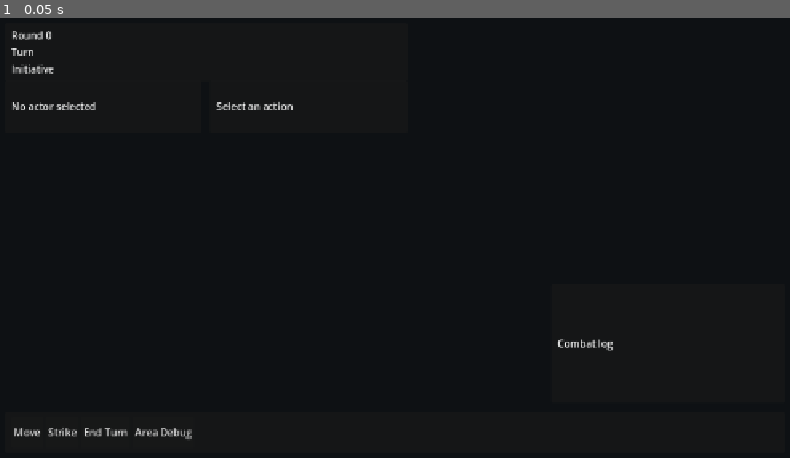
Above: before the commit, frame 1.
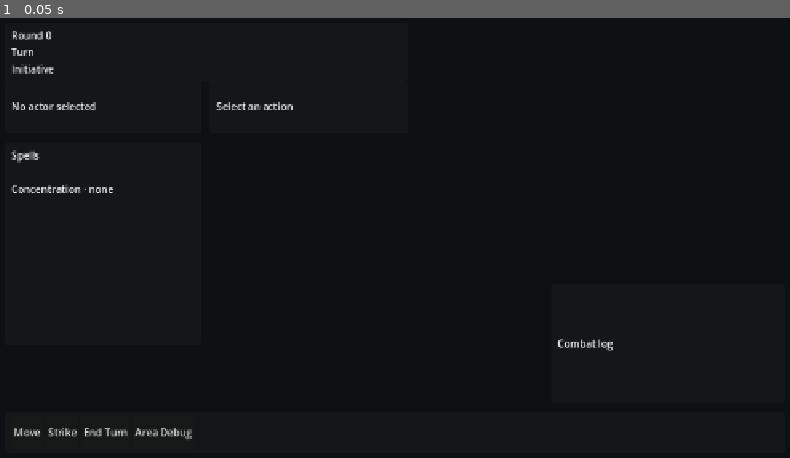
Above: after the commit, the same moment.

Repository: hasnocool/GodotDnDSimulator
Game: Godot game, scene res://scenes/tactical/tactical_vertical_slice.tscn
Same seed, same stepped clock (60 frames per second), same inputs: the game is played once before the commit and once after it. This scene is started directly instead of the project's main scene.
Inputs:
- Up to frame 1 (0.05 s): no input

The runs differ from the first frame. In frame 1, 0.2% of the frame differs, in the area x 1-15%, y 30-40%.
Error after the commit: Parse Error: The member "InteractionModes" already exists in parent class TacticalVerticalSlice. (res://scenes/tactical/tactical_spell_slice.gd:4)

Commit message:
feat(client): compose spell UI into tactical scene

Diff:
--- a/apps/godot-client/scenes/tactical/tactical_vertical_slice.tscn
+++ b/apps/godot-client/scenes/tactical/tactical_vertical_slice.tscn
@@ -1,12 +1,13 @@
-[gd_scene load_steps=9 format=3]
+[gd_scene load_steps=10 format=3]
 
-[ext_resource type="Script" path="res://scenes/tactical/tactical_vertical_slice.gd" id="1_slice"]
+[ext_resource type="Script" path="res://scenes/tactical/tactical_spell_slice.gd" id="1_slice"]
 [ext_resource type="Script" path="res://scenes/tactical/tactical_map_view.gd" id="2_map"]
 [ext_resource type="Script" path="res://scenes/tactical/tactical_overlay.gd" id="3_overlay"]
 [ext_resource type="PackedScene" path="res://camera/tactical_camera.tscn" id="4_camera"]
 [ext_resource type="Script" path="res://presentation/tactical_event_presenter.gd" id="5_events"]
 [ext_resource type="Script" path="res://presentation/occlusion_controller.gd" id="6_occlusion"]
 [ext_resource type="PackedScene" path="res://ui/hud/tactical_hud.tscn" id="7_hud"]
+[ext_resource type="PackedScene" path="res://ui/actions/spell_palette.tscn" id="8_spells"]
 
 [sub_resource type="Environment" id="Environment_slice"]
 background_mode = 1
@@ -47,3 +48,5 @@
 layer = 10
 
 [node name="TacticalHUD" parent="HUD" instance=ExtResource("7_hud")]
+
+[node name="SpellPalette" parent="HUD" instance=ExtResource("8_spells")]
